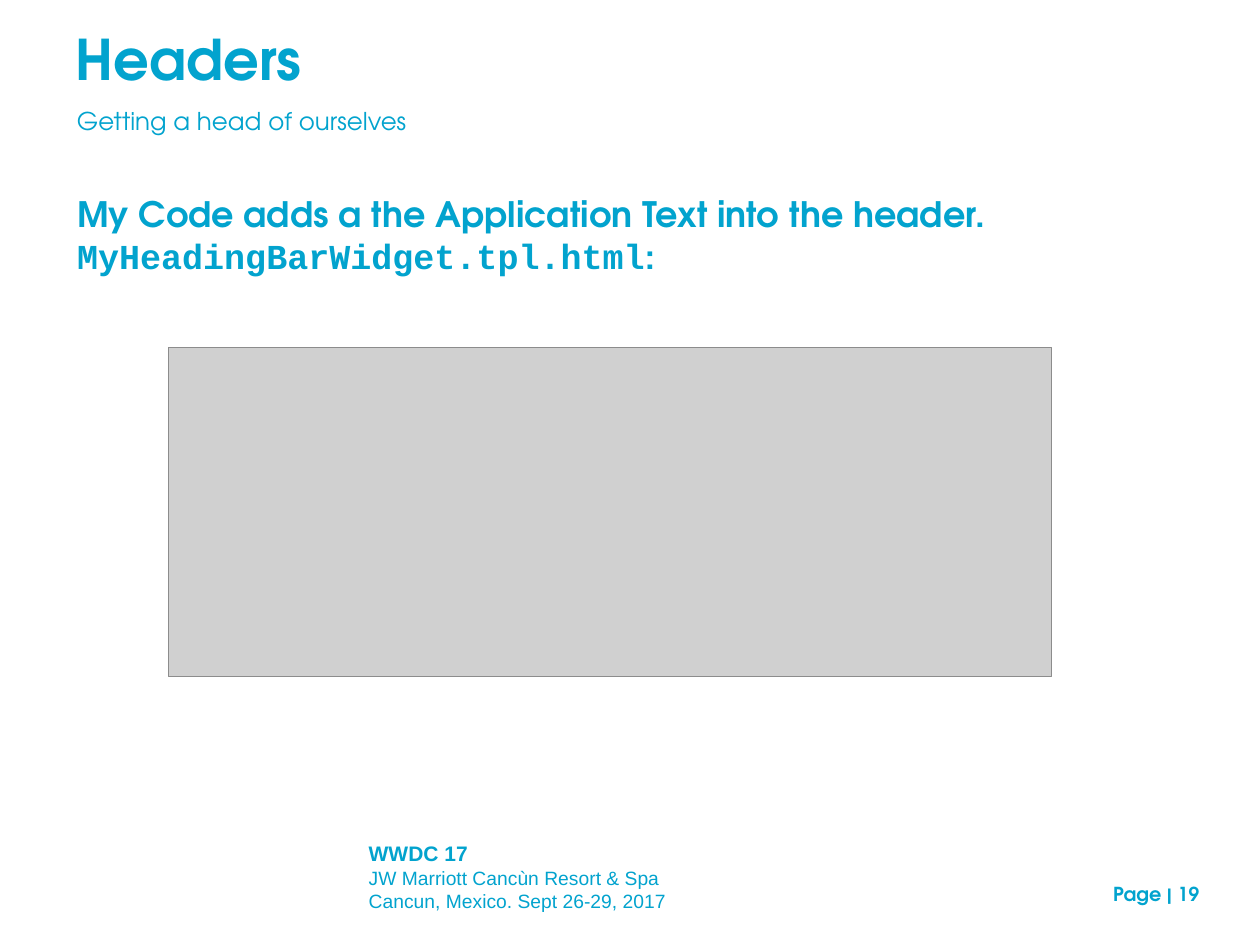
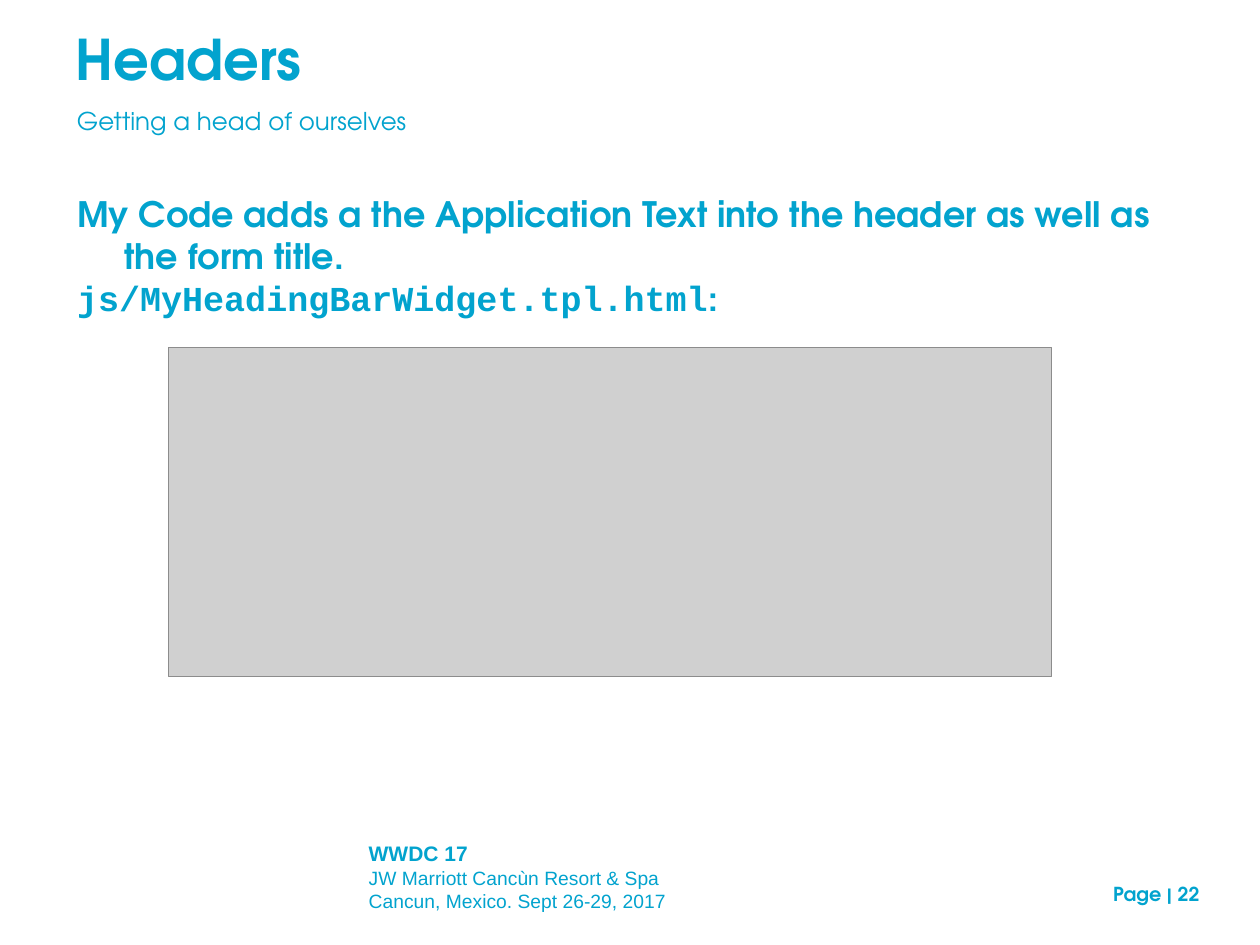
Before and after one commit to neilm-fourjs/njms_demos310, a slide deck: slide 22 of gbc/presentation/GBC_customization_draft.ppt (slide 19 before the commit). Drawn at 1260x945 pixels with LibreOffice and Linux fonts; fonts in the diff are those of the drawing; grey boxes stand for pictures; background and template pictures are left out. Boxes give left, top, right and bottom in pixels: in the first picture for what was removed or moved away, otherwise in the second. Text is boxed around its words. In the diff, an @@ line names an element or a change of style, - is before the commit and + after.

```diff
--- a/gbc/presentation/GBC_customization_draft.ppt
+++ b/gbc/presentation/GBC_customization_draft.ppt
@@ text at [77, 200, 1150, 319]: text changed @@
-My Code adds a the Application Text into the header.
-MyHeadingBarWidget.tpl.html:
+My Code adds a the Application Text into the header as well as the form title.
+js/MyHeadingBarWidget.tpl.html:
@@ page number at [1113, 886, 1200, 906]: text changed @@
-Page | 19
+Page | 22
```
Also in this commit, not shown: 5 other slides changed, 4 slides added, 5 other files.
